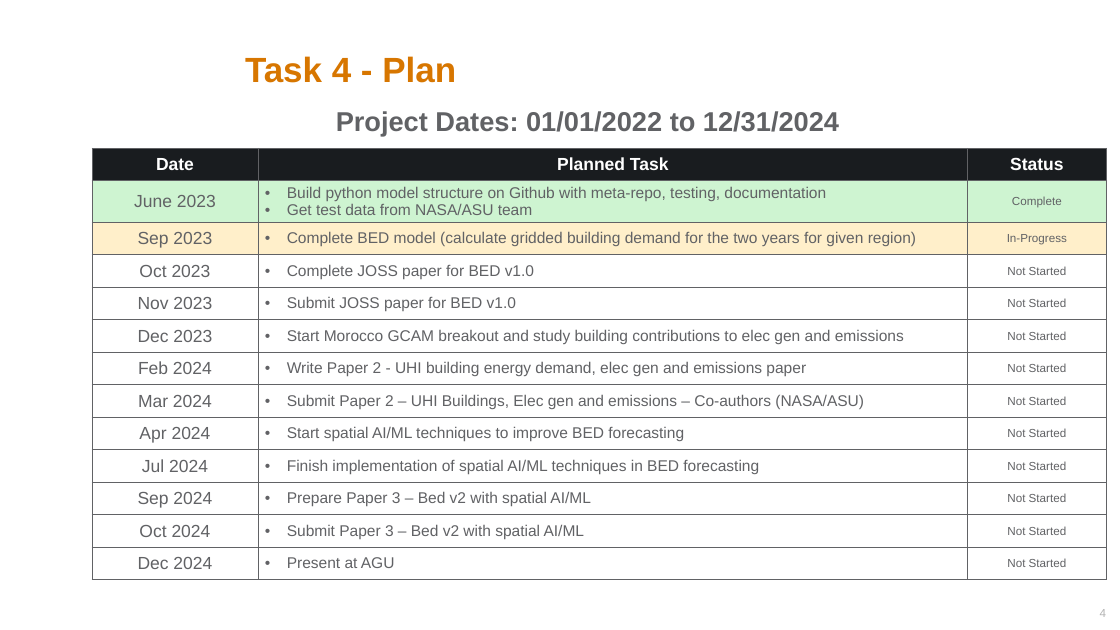
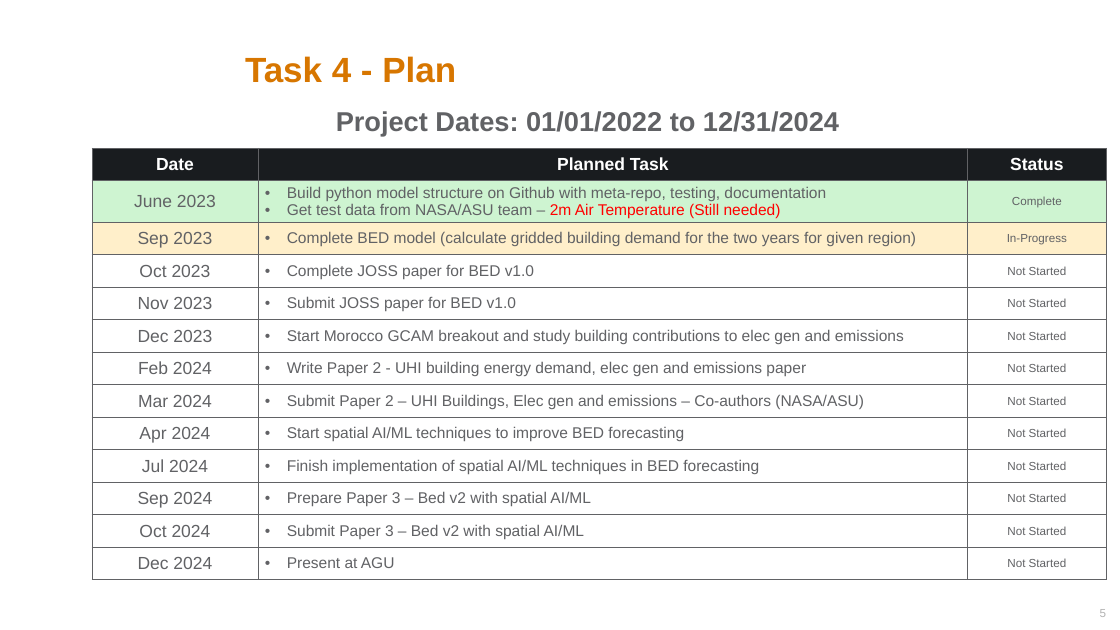
Before and after one commit to JGCRI/bed, a slide deck: slide 5 of extras/presentations/pnnl_nasa_lcluc_task_4.pptx (slide 4 before the commit). Drawn at 1120x630 pixels with LibreOffice and Linux fonts; fonts in the diff are those of the drawing; background and template pictures are left out. Boxes give left, top, right and bottom in pixels: in the first picture for what was removed or moved away, otherwise in the second. Text is boxed around its words. In the diff, an @@ line names an element or a change of style, - is before the commit and + after.

```diff
--- a/extras/presentations/pnnl_nasa_lcluc_task_4.pptx
+++ b/extras/presentations/pnnl_nasa_lcluc_task_4.pptx
@@ table at (x1=92, y1=148, x2=1105, y2=582) @@
-row 2, column 2: Build python model structure on Github with meta-repo, testing, documentation / Get test data from NASA/ASU team
+row 2, column 2: Build python model structure on Github with meta-repo, testing, documentation / Get test data from NASA/ASU team – 2m Air Temperature (Still needed)
@@ page number at (x1=1100, y1=609, x2=1106, y2=617): text changed @@
-4
+5
```
Also in this commit, not shown: 1 other slide changed, 1 slide added, 5 other files.
